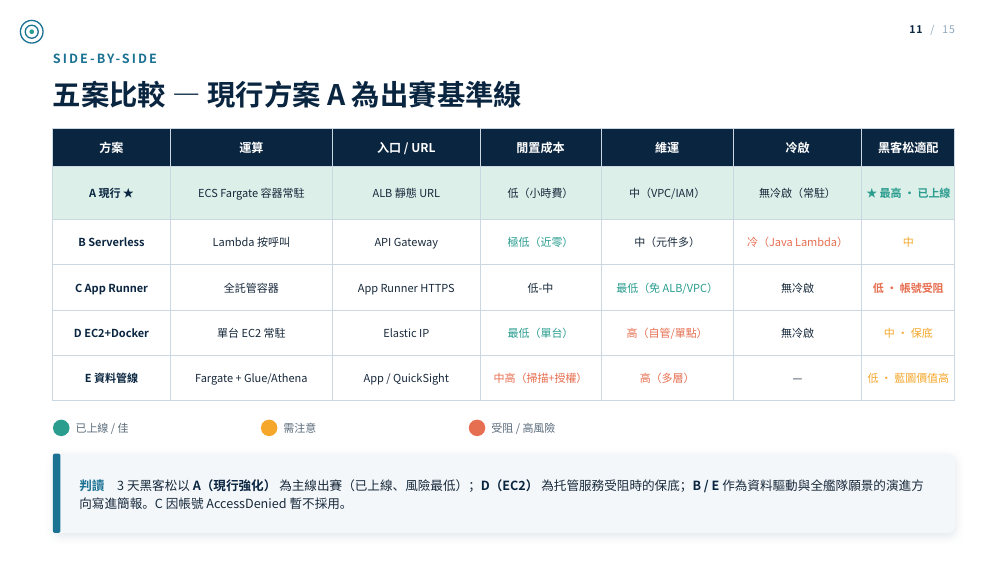
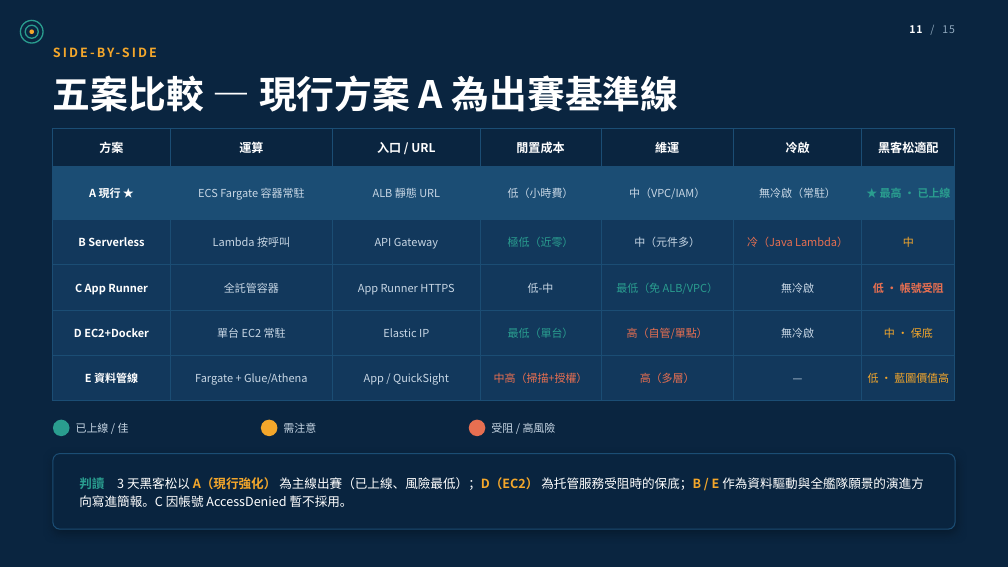
Before and after one commit to wsx5031060310guy/fleetmind-yang-ming-hackathon, a slide deck: slide 11 of apps/api/src/main/resources/static/deck/fleetmind-aws-architecture.pptx. Drawn at 1008x567 pixels with LibreOffice and Linux fonts; fonts in the diff are those of the drawing; background and template pictures are left out. Boxes give left, top, right and bottom in pixels: in the first picture for what was removed or moved away, otherwise in the second. Text is boxed around its words. In the diff, an @@ line names an element or a change of style, - is before the commit and + after.

```diff
--- a/apps/api/src/main/resources/static/deck/fleetmind-aws-architecture.pptx
+++ b/apps/api/src/main/resources/static/deck/fleetmind-aws-architecture.pptx
@@ background #FFFFFF to picture (left out) @@
@@ rectangle added at box(0, 0, 1008, 567), fill #0A2540 at 58% opacity @@
@@ rectangle added at box(0, 0, 1008, 117), fill #0A2540 at 74% opacity @@
@@ ellipse at box(20, 20, 43, 43): outline #1C7293 1.25 pt to #2A9D8F 1.25 pt @@
@@ ellipse at box(25, 25, 38, 38): outline #1C7293 1.25 pt to #2A9D8F 1.25 pt @@
@@ ellipse at box(29, 29, 34, 34): fill #2A9D8F to #F4A72B @@
@@ text "11 / 15" at box(909, 25, 955, 33): text colour #0A2540 to #FFFFFF in "11" @@
@@ text "SIDE-BY-SIDE" at box(53, 42, 592, 64): text colour #1C7293 to #F4A72B @@
@@ text "五案比較 — 現行方案 A 為出賽基準線" at box(53, 75, 679, 112): size 27 to 36 pt, text colour #0A2540 to #FFFFFF @@
@@ table at box(53, 129, 955, 390) @@
@@ fill #DCEFE9 to #1B4D74 in row 2 @@
@@ fill none to #12385C in 28 cells @@
@@ text colour #0A2540 to #FFFFFF in "A 現行 ★", "B Serverless", "C App Runner", "D EC2+Docker" and 1 more places @@
@@ text colour #18293B to #C7D6E4 in "ECS Fargate 容器常駐", "ALB 靜態 URL", "低（小時費）", "中（VPC/IAM）" and 14 more places @@
@@ borders changed @@
@@ text colour #5A6B7B to #C7D6E4 in 3 elements at box(76, 423, 129, 433), box(283, 423, 316, 433), box(491, 423, 556, 433) @@
@@ rounded rectangle: place and size @@
-rounded rectangle at box(53, 454, 955, 533)
+rounded rectangle at box(53, 454, 955, 529)
@@ rounded rectangle at box(53, 454, 955, 529): fill #F3F7FA to #0A2540 at 96% opacity; outline none to #1B4D74 1 pt; shadow changed; proportions changed @@
@@ rounded rectangle removed at box(53, 454, 60, 533) @@
@@ text "判讀 3 天黑客松以 A（現行強化） 為主線出賽（已上線、風險最低）；D（EC2） ..." at box(79, 477, 924, 507): text colour #1C7293 to #2A9D8F in "判讀"; text colour #18293B to #FFFFFF in "3 天黑客松以 為主線出賽（已上線、風險最低）；D（EC2） 為托管服務受阻時的保底；B 作為資料驅動與全艦隊願景的演進 ..."; text colour #0A2540 to #F4A72B in "A（現行強化） 為主線出賽（已上線、風險最低）；D（EC2） 為托管服務受阻時的保底；B / E" @@
@@ rectangle added at box(0, 492, 1008, 567), fill #0A2540 at 74% opacity @@
```
Also in this commit, not shown: 14 other slides changed, 22 other files.
